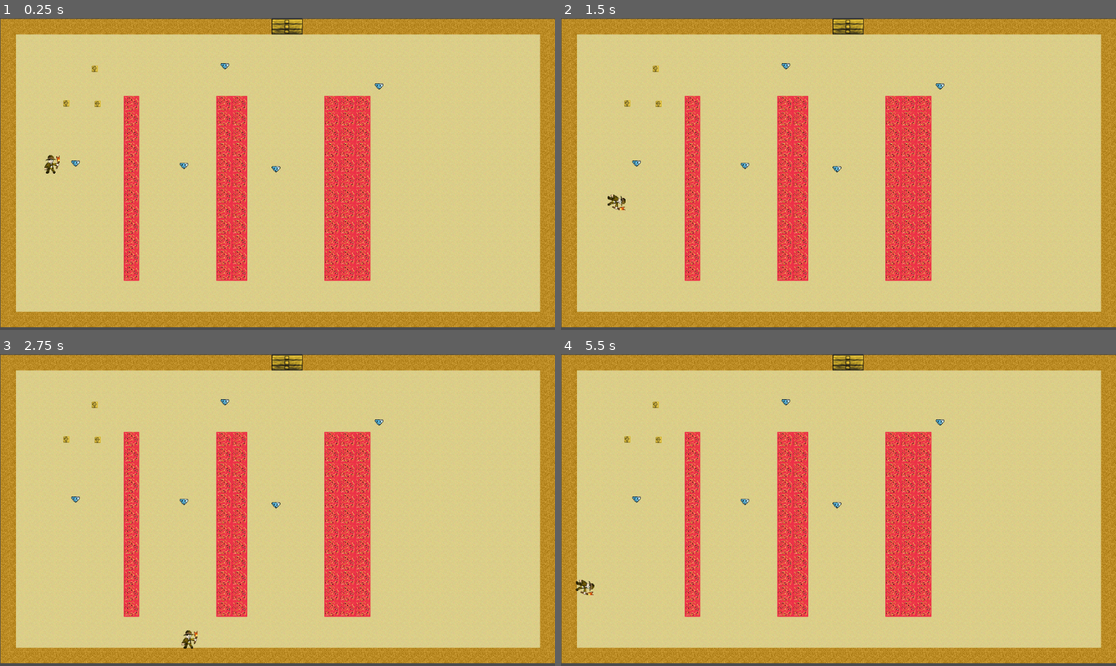
Above: before the commit, frames 1-4 (two rows, left to right).
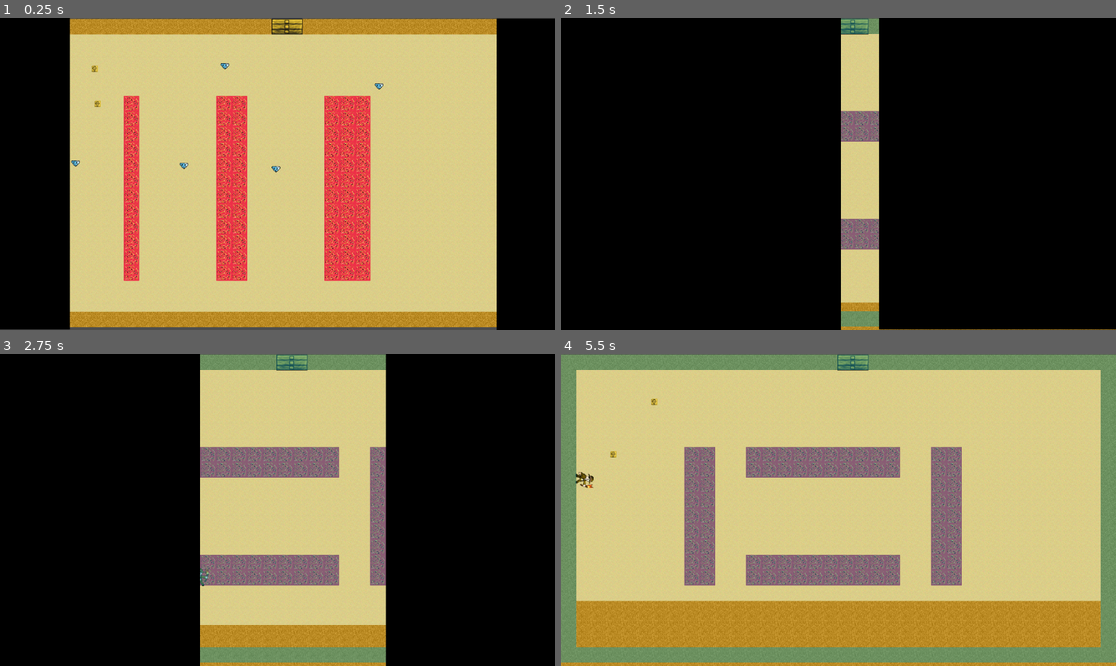
Above: after the commit, the same moments.

Repository: deruitda/LudumDare54
Game: Godot game, scene res://Scenes/prototype_andrew.tscn
Same seed, same stepped clock (60 frames per second), same inputs: the game is played once before the commit and once after it.
Inputs:
- Up to frame 1 (0.25 s): no input
- Up to frame 2 (1.5 s): hold D (right) 0.53-1.28 s; tap Space (dash) at 0.6, 1.35 s; hold Down (down) from 1.28 s (still down)
- Up to frame 3 (2.75 s): release Down (down) at 2.03 s; hold D (right) from 2.03 s (still down); tap Space (dash) at 2.1 s
- Up to frame 4 (5.5 s): release D (right) at 2.78 s; hold W (up) 2.78-3.53 s; tap Space (dash) every 0.75 s from 2.85 to 5.1 s; hold Left (left) 3.53-5.03 s; hold Down (down) from 5.03 s (still down)

The runs differ from the first frame. In frame 1, 23% of the frame differs, in the area x 0-100%, y 0-100%; in frame 2, 95%; in frame 3, 85%; in frame 4, 47%.

Commit message:
start of scene transition

Diff:
--- a/Global/GameState.gd
+++ b/Global/GameState.gd
@@ -1,6 +1,6 @@
 extends Node
 
-@export var sandbox = true
+@export var sandbox = false
 @export var sandbox_scene = "res://Scenes/prototype_andrew.tscn"
 
 var total_number_of_keys = 0
@@ -19,15 +19,17 @@
 func _ready():
 	load_next_level()
 
+func load_scene(scene: String):
+	SceneTransition.change_scene(scene)
 
 func load_next_level():
 	if sandbox:
 		currentLevel = sandbox_scene
-		get_tree().change_scene_to_file(sandbox_scene)
+		load_scene(sandbox_scene)
 	else:
 		if levels.size() > 0:
 			currentLevel = levels.pop_front()
-			get_tree().change_scene_to_file(currentLevel)
+			load_scene(currentLevel)
 			number_of_keys_this_room = 0
 		else:
 			end_game()
@@ -35,7 +37,7 @@
 func refresh_scene():
 	total_number_of_keys = total_number_of_keys - number_of_keys_this_room
 	number_of_keys_this_room = 0
-	get_tree().change_scene_to_file(currentLevel)
+	load_scene(currentLevel)
 
 func end_game():
 	print("Congrats!")
--- a/Scenes/Levels/1-1.tscn
+++ b/Scenes/Levels/1-1.tscn
@@ -1,10 +1,11 @@
-[gd_scene load_steps=9 format=3 uid="uid://b4xyxmxffvdjl"]
+[gd_scene load_steps=10 format=3 uid="uid://b4xyxmxffvdjl"]
 
 [ext_resource type="Texture2D" uid="uid://cqcck8q67jpw8" path="res://Assets/Ground.png" id="1_ycppm"]
 [ext_resource type="Texture2D" uid="uid://bpbrgp6meiw0y" path="res://Assets/tileset.png" id="2_m54uh"]
 [ext_resource type="PackedScene" uid="uid://dgefottiis13l" path="res://Scenes/player.tscn" id="3_j1qq8"]
 [ext_resource type="PackedScene" uid="uid://lvyl7yhcgpku" path="res://Scenes/key.tscn" id="4_jt8k1"]
 [ext_resource type="PackedScene" uid="uid://cjdwtvp7410wm" path="res://Scenes/door.tscn" id="5_wyv0l"]
+[ext_resource type="PackedScene" path="res://Scenes/closing_walls.tscn" id="6_ljj7i"]
 
 [sub_resource type="TileSetAtlasSource" id="TileSetAtlasSource_14il4"]
 resource_name = "Ground"
@@ -133,3 +134,6 @@
 
 [node name="Door" parent="." instance=ExtResource("5_wyv0l")]
 position = Vector2(605, 15)
+
+[node name="ClosingWalls" parent="." instance=ExtResource("6_ljj7i")]
+position = Vector2(11, 603)
--- a/Scenes/door.gd
+++ b/Scenes/door.gd
@@ -16,5 +16,6 @@
 		GameState.load_next_level()
 
 func open_door():
+	$DoorOpeningAudio.play()
 	door_unlocked = true
 	sprite_2d.texture = preload("res://Assets/door-open.png")
--- a/Scenes/door.tscn
+++ b/Scenes/door.tscn
@@ -1,7 +1,8 @@
-[gd_scene load_steps=4 format=3 uid="uid://cjdwtvp7410wm"]
+[gd_scene load_steps=5 format=3 uid="uid://cjdwtvp7410wm"]
 
 [ext_resource type="Script" path="res://Scenes/door.gd" id="1_7rccf"]
 [ext_resource type="Texture2D" uid="uid://63fgds5ayml6" path="res://Assets/door.png" id="1_bgvao"]
+[ext_resource type="AudioStream" uid="uid://b5olcnvn1q5na" path="res://Assets/Sounds/door_open.wav" id="3_gunki"]
 
 [sub_resource type="RectangleShape2D" id="RectangleShape2D_ybd1i"]
 size = Vector2(64, 39)
@@ -16,4 +17,8 @@
 [node name="Sprite2D" type="Sprite2D" parent="."]
 texture = ExtResource("1_bgvao")
 
+[node name="DoorOpeningAudio" type="AudioStreamPlayer2D" parent="."]
+stream = ExtResource("3_gunki")
+volume_db = -3.0
+
 [connection signal="body_entered" from="." to="." method="_on_body_entered"]
--- /dev/null
+++ b/Scenes/scene_transition.gd
@@ -0,0 +1,7 @@
+extends CanvasLayer
+
+func change_scene(scene: String) -> void:
+	$AnimationPlayer.play('CLOSE')
+	await $AnimationPlayer.animation_finished
+	get_tree().change_scene_to_file(scene)
+	$AnimationPlayer.play_backwards('CLOSE')
--- /dev/null
+++ b/Scenes/scene_transition.tscn
@@ -0,0 +1,97 @@
+[gd_scene load_steps=5 format=3 uid="uid://dwxd2o7oh7x31"]
+
+[ext_resource type="Script" path="res://Scenes/scene_transition.gd" id="1_02fr1"]
+
+[sub_resource type="Animation" id="Animation_r03d6"]
+resource_name = "RESET"
+tracks/0/type = "value"
+tracks/0/imported = false
+tracks/0/enabled = true
+tracks/0/path = NodePath("../closing_left_door_rect:position")
+tracks/0/interp = 1
+tracks/0/loop_wrap = true
+tracks/0/keys = {
+"times": PackedFloat32Array(1),
+"transitions": PackedFloat32Array(1),
+"update": 0,
+"values": [Vector2(-1154, 8)]
+}
+tracks/1/type = "value"
+tracks/1/imported = false
+tracks/1/enabled = true
+tracks/1/path = NodePath(".:position")
+tracks/1/interp = 1
+tracks/1/loop_wrap = true
+tracks/1/keys = {
+"times": PackedFloat32Array(0, 1),
+"transitions": PackedFloat32Array(1, 1),
+"update": 0,
+"values": [Vector2(610, -1), Vector2(1157, 0)]
+}
+
+[sub_resource type="Animation" id="Animation_uhwm8"]
+resource_name = "CLOSING"
+tracks/0/type = "value"
+tracks/0/imported = false
+tracks/0/enabled = true
+tracks/0/path = NodePath("../closing_left_door_rect:position")
+tracks/0/interp = 1
+tracks/0/loop_wrap = true
+tracks/0/keys = {
+"times": PackedFloat32Array(0, 1),
+"transitions": PackedFloat32Array(1, 1),
+"update": 0,
+"values": [Vector2(-1153, -1), Vector2(-529, 0)]
+}
+tracks/1/type = "value"
+tracks/1/imported = false
+tracks/1/enabled = true
+tracks/1/path = NodePath(".:position")
+tracks/1/interp = 1
+tracks/1/loop_wrap = true
+tracks/1/keys = {
+"times": PackedFloat32Array(0, 1),
+"transitions": PackedFloat32Array(1, 1),
+"update": 0,
+"values": [Vector2(1154, 2), Vector2(625, -1)]
+}
+
+[sub_resource type="AnimationLibrary" id="AnimationLibrary_bffis"]
+_data = {
+"CLOSE": SubResource("Animation_uhwm8"),
+"RESET": SubResource("Animation_r03d6")
+}
+
+[node name="scene_transition" type="CanvasLayer"]
+script = ExtResource("1_02fr1")
+
+[node name="closing_right_door_rect" type="ColorRect" parent="."]
+anchors_preset = 15
+anchor_right = 1.0
+anchor_bottom = 1.0
+offset_left = 1157.0
+offset_right = 1157.0
+grow_horizontal = 2
+grow_vertical = 2
+mouse_filter = 2
+color = Color(0, 0, 0, 1)
+
+[node name="closing_left_door_rect" type="ColorRect" parent="."]
+modulate = Color(0, 0, 0, 1)
+anchors_preset = 15
+anchor_right = 1.0
+anchor_bottom = 1.0
+offset_left = -1154.0
+offset_top = 8.0
+offset_right = -1154.0
+offset_bottom = 8.0
+grow_horizontal = 2
+grow_vertical = 2
+mouse_filter = 2
+color = Color(0, 0, 0, 1)
+
+[node name="AnimationPlayer" type="AnimationPlayer" parent="."]
+root_node = NodePath("../closing_right_door_rect")
+libraries = {
+"": SubResource("AnimationLibrary_bffis")
+}
--- a/project.godot
+++ b/project.godot
@@ -17,6 +17,7 @@
 
 [autoload]
 
+SceneTransition="*res://Scenes/scene_transition.tscn"
 GameState="*res://Global/GameState.gd"
 Utils="*res://Global/Utils.gd"
 
Not shown, added: Assets/Sounds/door_open.wav.import
Not shown, added: Assets/Sounds/door_open.wav
